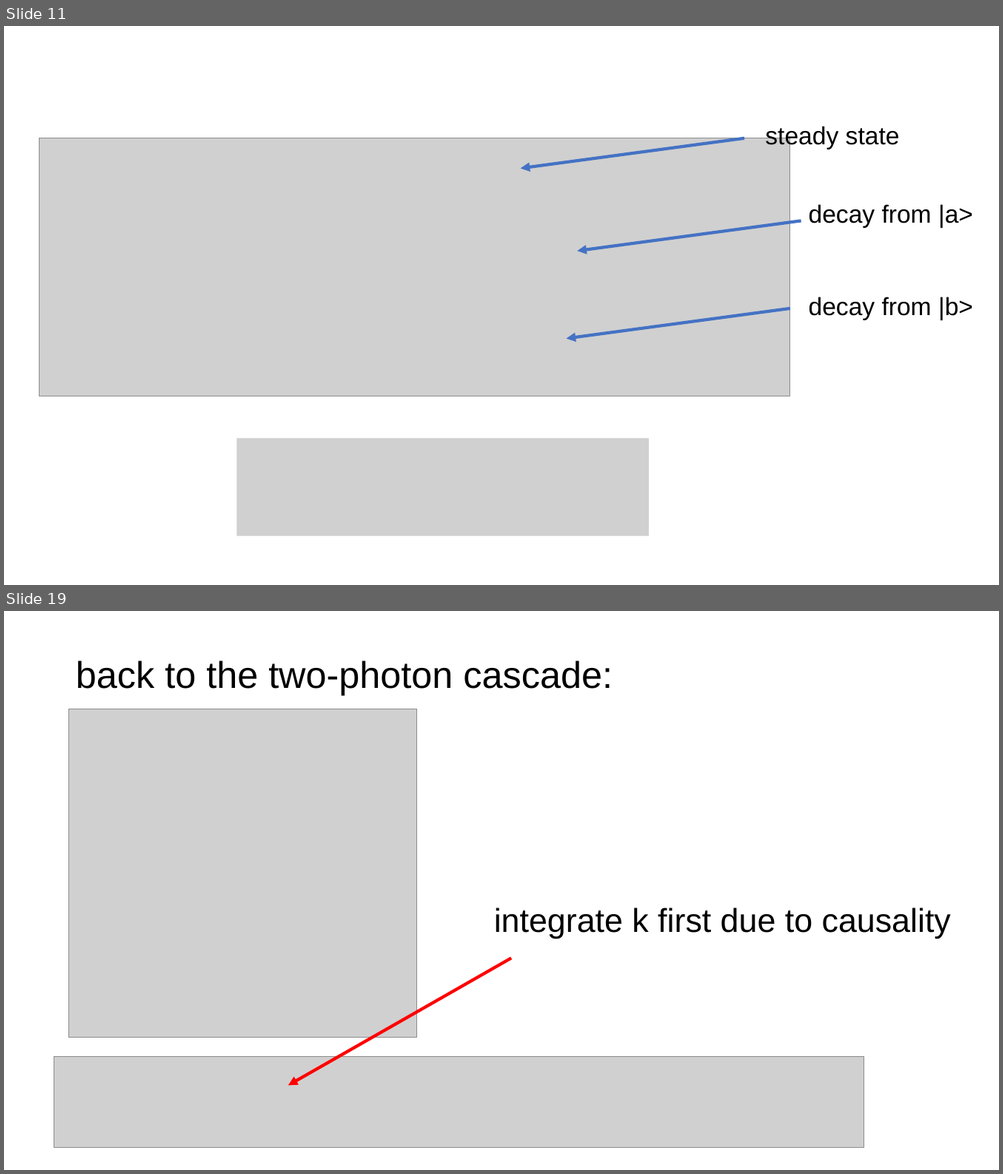
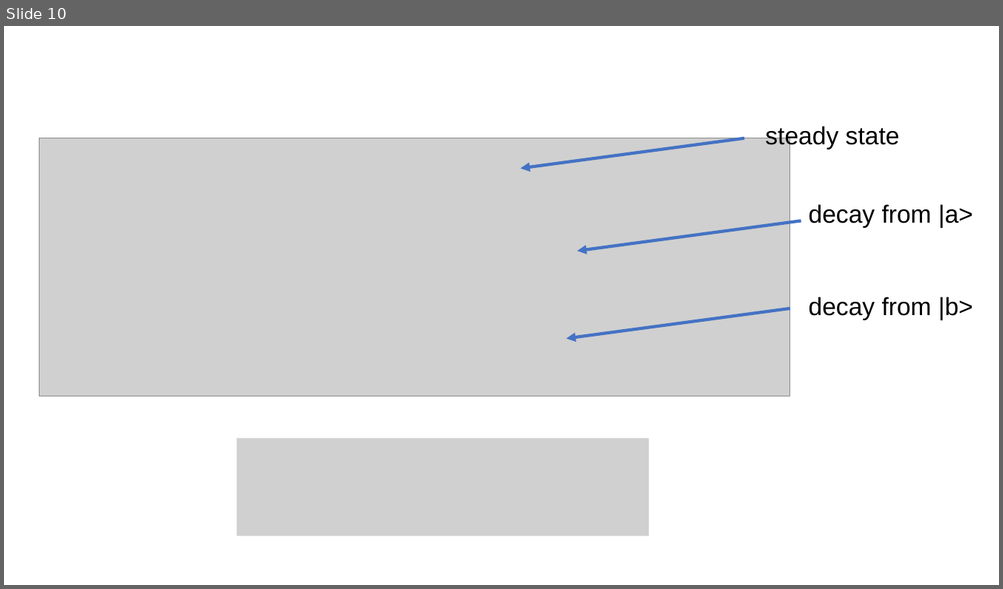
Before and after one commit to youjieyu888/entangle-cascade, a slide deck: Jieyu You.pptx. Shown one above the other, each under a label of ours: slides 11 and 19 before the commit, slide 10 after it; the slides between them are not shown. The pictures are 1003x1174 and 1003x589 pixels, drawn with LibreOffice and Linux fonts; fonts in the diff are those of the drawing; grey boxes stand for pictures. Boxes give left, top, right and bottom in pixels: in the first picture for what was removed or moved away, otherwise in the second. Text is boxed around its words. In the diff, an @@ line names an element or a change of style, - is before the commit and + after.

```diff
--- a/Jieyu You.pptx
+++ b/Jieyu You.pptx
@@ slide 19 removed at box(4, 611, 999, 1170), background #FFFFFF @@
@@ text removed at box(76, 661, 612, 695) @@
-back to the two-photon cascade:
@@ picture removed at box(68, 709, 417, 1038) @@
@@ text removed at box(494, 908, 950, 939) @@
-integrate k first due to causality
@@ arrow removed from (512, 959) to (288, 1085) @@
@@ picture removed at box(54, 1057, 865, 1148) @@
@@ what was slide 11 is now slide 10 @@
```
Also in this commit, not shown: 6 slides changed, 1 slide added, 7 other slides removed, 6 other files.
